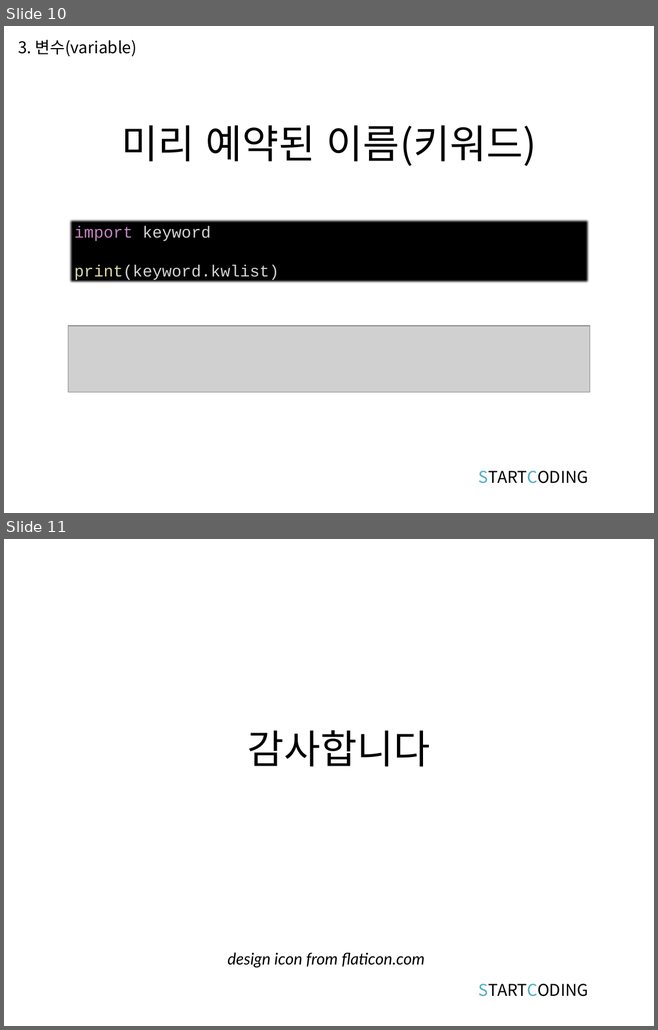
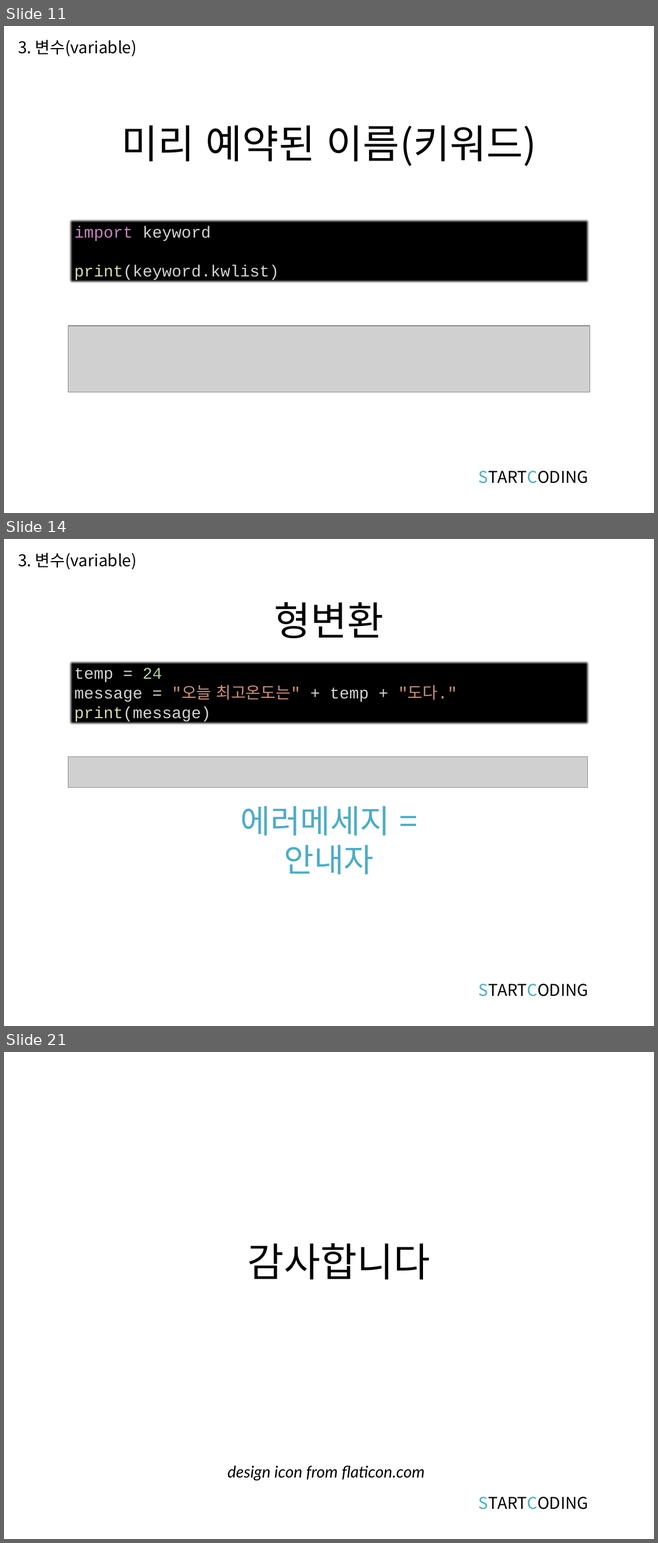
Before and after one commit to kwonkijun/python, a slide deck: 파이썬기초(PPT)/파이썬 기초 2강_자료형과 변수.pptx. Shown one above the other, each under a label of ours: slides 10 and 11 before the commit, slides 11, 14 and 21 after it; the slides between them are not shown. The pictures are 658x1030 and 658x1543 pixels, drawn with LibreOffice and Linux fonts; fonts in the diff are those of the drawing; grey boxes stand for pictures. Boxes give left, top, right and bottom in pixels: in the first picture for what was removed or moved away, otherwise in the second. Text is boxed around its words. In the diff, an @@ line names an element or a change of style, - is before the commit and + after.

```diff
--- a/파이썬기초(PPT)/파이썬 기초 2강_자료형과 변수.pptx
+++ b/파이썬기초(PPT)/파이썬 기초 2강_자료형과 변수.pptx
@@ slide 14 added at box(4, 539, 654, 1026), background #FFFFFF @@
@@ text added at box(18, 553, 137, 570), 18 pt, text #000000 @@
+3. 변수(variable)
@@ title added at box(274, 602, 383, 639), 44 pt, text #000000 @@
+형변환
@@ rectangle added at box(68, 660, 589, 725), fill #000000, 18 pt, text #D4D4D4 @@
+temp = 24
+message = "오늘 최고온도는" + temp + "도다."
+print(message)
@@ picture added at box(68, 757, 587, 788) @@
@@ text added at box(241, 806, 390, 875), 36 pt, text #4BACC6 @@
+에러메세지 = 안내자
@@ text added at box(478, 984, 588, 997), 18 pt, text #000000 @@
+STARTCODING
@@ what was slide 10 is now slide 11 @@
@@ what was slide 11 is now slide 21 @@
```
Also in this commit, not shown: 1 slide changed, 9 other slides added, 1 other file.
